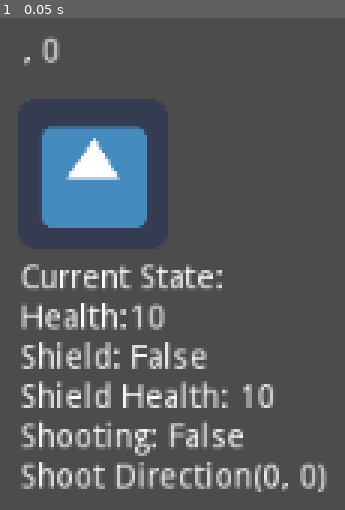
Above: before the commit, frame 1.
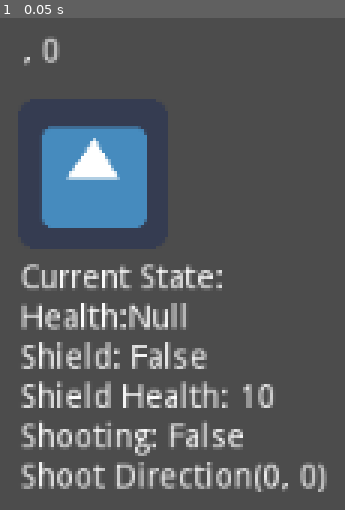
Above: after the commit, the same moment.

Repository: VGDC-UCI/Shooty-Game
Game: Godot game, scene res://Scenes/Player.tscn
Same seed, same stepped clock (60 frames per second), same inputs: the game is played once before the commit and once after it. This scene is started directly instead of the project's main scene. The engine's default icon, where the game draws it, is replaced by a stand-in: a white triangle on a blue panel in a dark square.
Inputs:
- Up to frame 1 (0.05 s): no input

The runs differ from the first frame. In frame 1, 0.7% of the frame differs, in the area x 37-54%, y 57-64%.

Commit message:
added dashes

Diff:
--- a/Scenes/Player.tscn
+++ b/Scenes/Player.tscn
@@ -11,6 +11,12 @@
 __meta__ = {
 "_edit_group_": true
 }
+player_speed = null
+default_health = null
+player_health = null
+default_shield = null
+shield_health = null
+bullet_speed = null
 
 [node name="icon" type="Sprite" parent="."]
 texture = ExtResource( 1 )
--- a/Scenes/ServerMenu.tscn
+++ b/Scenes/ServerMenu.tscn
@@ -88,6 +88,9 @@
 margin_right = 57.1591
 margin_bottom = 119.568
 text = "IP:"
+__meta__ = {
+"_edit_use_anchors_": false
+}
 
 [node name="EnterAddress" type="LineEdit" parent="Login"]
 margin_left = 60.1591
--- a/Scripts/Player.gd
+++ b/Scripts/Player.gd
@@ -13,16 +13,23 @@
 export var player_speed := 300.0
 #export var dash_multiplier := 2.0
 var is_dashing := false
+puppet var can_dash := false
+puppet var dash_direction := Vector2()
+puppet var vel := Vector2()
 #networked variables
 puppet var player_velocity := Vector2()
 puppet var player_position := Vector2()
 puppet var facing_left := false
 
+puppet var wall_sliding = false
+
 var gravity := 1200
 var jump_force := 600
+export var dash_force := 5000
 var air_jumps := 2 #number of air jumps
 var air_jumps_left = air_jumps
 var is_jumping := false
+
 
 #enum Direction{UP, DOWN, LEFT, RIGHT, UP_LEFT, UP_RIGHT, DOWN_LEFT, DOWN_RIGHT}
 #var current_direction = Direction.UP
@@ -79,18 +86,25 @@
 	if is_network_master():
 		x_input = Input.get_action_strength("move_right") - Input.get_action_strength("move_left")
 		#y_input = Input.get_action_strength("move_down") - Input.get_action_strength("move_up")
-
+		can_dash = is_on_floor() or !is_on_floor()
+		#wall_sliding = is_on_wall()
 		#check for facing direction
 		if(x_input >= 0):
 			facing_left = false
 		else:
 			facing_left = true
 
+		if Input.is_action_pressed("move_right"):
+			dash_direction = Vector2(1,0)
+			#print(dash_direction)
+		if Input.is_action_pressed("move_left"):
+			dash_direction = Vector2(-1,0)
+
 		shield_pressed = Input.is_action_pressed("shield")
 
 		# setting states
 		is_shooting = Input.is_action_pressed("shoot")
-
+		is_dashing = Input.is_action_just_pressed("dash")
 		is_jumping = Input.is_action_just_pressed("jump_pressed")
 
 		# set shooting direction
@@ -98,8 +112,11 @@
 		var bullet_angle := atan2(mouse_direction.y, mouse_direction.x)
 
 		shoot_direction = Vector2(cos(bullet_angle), sin(bullet_angle))
-
+		rset("dash_direction", dash_direction)
+		rset("is_dashing", is_dashing)
+		rset("can_dash", can_dash)
 		rset("is_shooting", is_shooting)
+		rset("wall_sliding", wall_sliding)
 		rset("shoot_direction", shoot_direction) #make sure that the other instances can see this
 	pass
 
@@ -131,8 +148,15 @@
 		elif(is_on_floor()):
 			velocity.y = 0
 			air_jumps_left = air_jumps
+		#elif(is_on_wall()):
+			#velocity.y = clamp(300, 290, -200)
 		elif(!is_on_floor()):
 			velocity.y += gravity * delta
+		if (can_dash and is_dashing):
+			print(can_dash)
+			print(is_dashing)
+			velocity = dash(velocity)
+			can_dash = false
 
 		rset("player_velocity", velocity)
 		player_velocity = velocity # so i can save the data of this velocity to use elsewhere
@@ -229,3 +253,13 @@
 	player_string += "Shoot Direction" + str(shoot_direction) + "\n"
 
 	return player_string
+func dash(velocity):
+	velocity = dash_direction * dash_force
+	can_dash = false
+	get_tree().create_timer(0.3)
+	is_dashing = false
+	return velocity
+func wall_slide(velocity):
+	if is_on_wall() and velocity.y > 50:
+		velocity.y = clamp(50, 25, 75)
+		return velocity
--- a/project.godot
+++ b/project.godot
@@ -71,6 +71,11 @@
 "events": [ Object(InputEventKey,"resource_local_to_scene":false,"resource_name":"","device":0,"alt":false,"shift":false,"control":false,"meta":false,"command":false,"pressed":false,"scancode":32,"unicode":0,"echo":false,"script":null)
  ]
 }
+dash={
+"deadzone": 0.5,
+"events": [ Object(InputEventKey,"resource_local_to_scene":false,"resource_name":"","device":0,"alt":false,"shift":false,"control":false,"meta":false,"command":false,"pressed":false,"scancode":86,"unicode":0,"echo":false,"script":null)
+ ]
+}
 
 [rendering]
 
